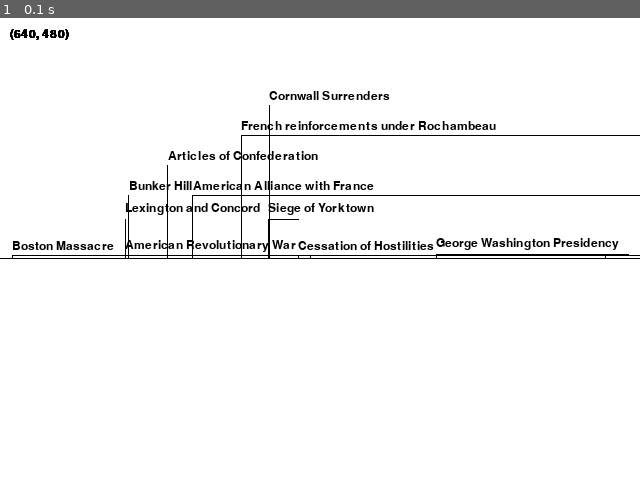
Above: before the commit, frame 1.
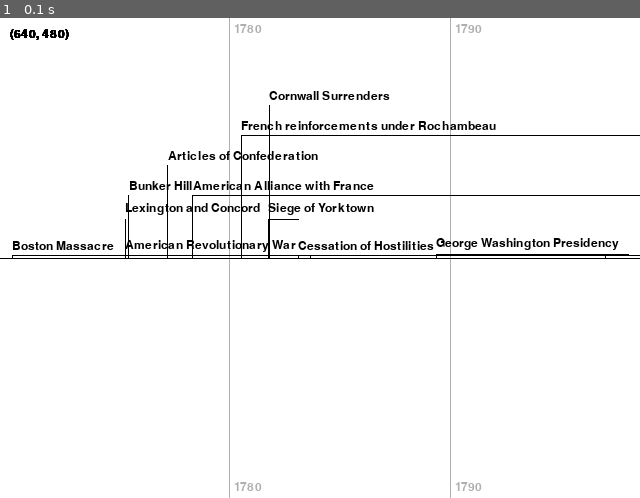
Above: after the commit, the same moment.

Repository: ThatIsAUsername/timeline
Game: pygame game, started from timelines.py
Two runs of this game, one before a commit and one after it. Both use one fixed random seed, a clock stepped at 60 frames per second and the inputs below.
Inputs:
- Up to frame 1 (0.1 s): no input

The runs differ from the first frame. In frame 1, 0.5% of the frame differs, in the area x 35-76%, y 0-100%.

Commit message:
Added guidelines for viewer orientation.

Diff:
--- a/color.py
+++ b/color.py
@@ -3,3 +3,5 @@
 black = BLACK
 WHITE = (255, 255, 255)
 white = WHITE
+LIGHT_GRAY = (175, 175, 175)
+light_gray = LIGHT_GRAY
--- a/data_types/timeview.py
+++ b/data_types/timeview.py
@@ -141,6 +141,7 @@
 
         min_ord = self.render_min.get()
         max_ord = self.render_max.get()
+        timeview_range = (min_ord, max_ord)
 
         width, height = surf.get_size()
 
@@ -148,8 +149,21 @@
         buffer_px = int(width*buffer_pct)
         # buffer_s = time_range_s * buffer_pct  # Give a little leeway around the denoted view range.
         # buffer_delta = timedelta(seconds=buffer_s)
-        # x_zero_time = timeview.min - buffer_delta
-        # x_width_time = timeview.max + buffer_delta
+        screen_range = (buffer_px, width-buffer_px)
+
+        font = pgm.get_font()
+
+        # Figure out where to draw guidelines. Then draw them.
+        guidelines = self.generate_guidelines(self.min, self.max)
+        for gl in guidelines:
+            glx = interpolate(gl.toordinal(), timeview_range, screen_range)
+            pygame.draw.line(surface=surf, color=color.LIGHT_GRAY, start_pos=(glx, 0), end_pos=(glx, height))
+            antialias = True
+            text = font.render(str(gl.year), antialias, color.LIGHT_GRAY)
+            text_size = text.get_size()
+            surf.blit(text, (glx+5, 5))
+            surf.blit(text, (glx+5, height - text_size[1] - 5))
+
 
         timeline_y = height / 2
         pygame.draw.line(surface=surf, color=color.BLACK, start_pos=(0, timeline_y), end_pos=(width, timeline_y))
@@ -160,9 +174,6 @@
         # Generate all drawable labels and figure out the horizontal extents of each EventRecord.
         LabelInfo = namedtuple("LabelInfo", "x_vals label_surf label_rect")
         label_infos = []
-        font = pgm.get_font()
-        timeview_range = (min_ord, max_ord)
-        screen_range = (buffer_px, width-buffer_px)
         for rec in visible_records:
             xss = 0 if rec.start.min == -math.inf else interpolate(rec.start.min.toordinal(), timeview_range, screen_range)
             xse = width if rec.start.max == math.inf else interpolate(rec.start.max.toordinal(), timeview_range, screen_range)
@@ -212,3 +223,38 @@
             dims_text = font.render(str((width, height)), antialias, color.BLACK)
 
             surf.blit(dims_text, (10, 10))
+
+    @staticmethod
+    def generate_guidelines(min_date: date, max_date: date) -> List[date]:
+        """
+        Figure out where to draw guidelines to help orient the viewer.
+
+        Args:
+            min_date: The beginning of the visible time range.
+            max_date: The end of the visible time range.
+
+        Returns:
+            A list of dates within the given range at which to draw orientation guidelines.
+        """
+
+        # Choose guidelines to show to always/usually show at least one, but not too many.
+        # 0<span<1 - show no guidelines
+        # 1<span<5 - show all years
+        # 5<span<10 - show even-numbered years
+        # 10<span<50 - show every 10
+        # 50<span<100 - show every 50
+        # <100 - every 100
+        span = max_date.year - min_date.year
+        mod = 1 if 0 < span <= 5 else \
+            2 if 5 < span <= 10 else \
+            10 if 10 < span <= 50 else \
+            50 if 50 < span <= 100 else \
+            100
+
+        # Use the mod to find the specific dates to draw
+        # Note that The max date's year should be visible; the min date's year may not.
+        chosen_dates = []
+        for year in range(min_date.year+1, max_date.year+1):
+            if year % mod == 0:
+                chosen_dates.append(date(year=year, month=1, day=1))
+        return chosen_dates
